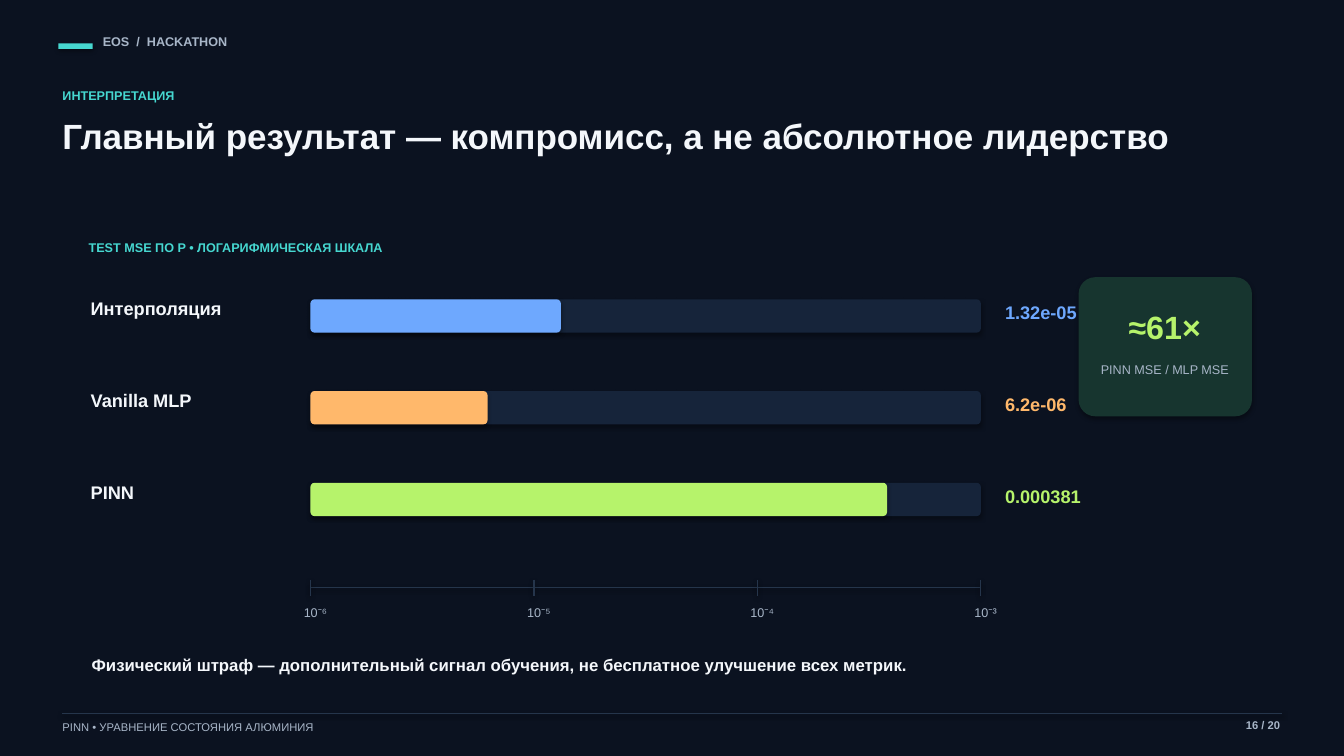
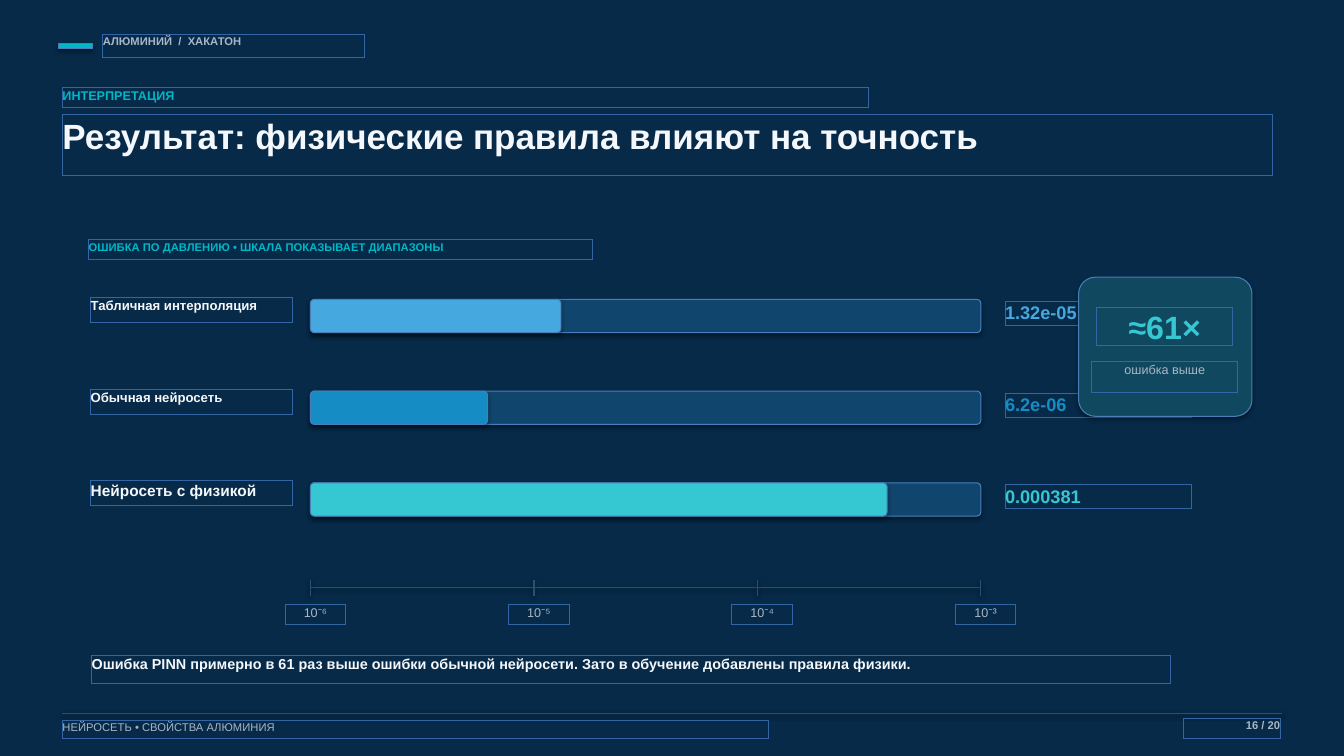
Before and after one commit to AtesiT/testPresentation, a slide deck: slide 16 of Презентация_хакатон_EOS_алюминия.pptx. Drawn at 1344x756 pixels with LibreOffice and Linux fonts; fonts in the diff are those of the drawing. Boxes give left, top, right and bottom in pixels: in the first picture for what was removed or moved away, otherwise in the second. Text is boxed around its words. In the diff, an @@ line names an element or a change of style, - is before the commit and + after.

```diff
--- a/Презентация_хакатон_EOS_алюминия.pptx
+++ b/Презентация_хакатон_EOS_алюминия.pptx
@@ background #0B1220 to #062A48 @@
@@ rectangle at (58, 43, 93, 49): fill #46D7D0 to #00B7C7 @@
@@ text at (103, 36, 241, 45): text changed; size 9 to 8 pt @@
-EOS / HACKATHON
+АЛЮМИНИЙ / ХАКАТОН
@@ text "ИНТЕРПРЕТАЦИЯ" at (62, 90, 174, 103): text colour #46D7D0 to #00B7C7 @@
@@ text at (62, 121, 977, 156): text changed @@
-Главный результат — компромисс, а не абсолютное лидерство
+Результат: физические правила влияют на точность
@@ text at (89, 243, 444, 253): text changed; size 9 to 8 pt; text colour #46D7D0 to #00B7C7 @@
-TEST MSE ПО P • ЛОГАРИФМИЧЕСКАЯ ШКАЛА
+ОШИБКА ПО ДАВЛЕНИЮ • ШКАЛА ПОКАЗЫВАЕТ ДИАПАЗОНЫ
@@ rounded rectangle at (311, 299, 561, 333): fill #6EA8FE to #45A9E0 @@
@@ rounded rectangle at (1079, 277, 1252, 416): fill #17352F to #10495F @@
@@ text at (91, 300, 257, 313): text changed; size 13 to 9.4 pt @@
-Интерполяция
+Табличная интерполяция
@@ text "1.32e-05" at (1005, 305, 1077, 323): text colour #6EA8FE to #45A9E0 @@
@@ text "≈61×" at (1129, 316, 1201, 339): text colour #B6F36B to #35C7D2 @@
@@ text at (1124, 365, 1205, 374): text changed @@
-PINN MSE / MLP MSE
+ошибка выше
@@ text at (91, 392, 222, 405): text changed; size 13 to 9.4 pt @@
-Vanilla MLP
+Обычная нейросеть
@@ rounded rectangle at (311, 391, 488, 424): fill #FFB86B to #168CC4 @@
@@ text "6.2e-06" at (1005, 397, 1067, 415): text colour #FFB86B to #168CC4 @@
@@ text at (91, 484, 257, 499): text changed; size 13 to 11 pt @@
-PINN
+Нейросеть с физикой
@@ fill #16243A to #10466D in 3 elements at (311, 299, 981, 333), (311, 391, 981, 424), (311, 483, 981, 516) @@
@@ rounded rectangle at (311, 483, 887, 516): fill #B6F36B to #35C7D2 @@
@@ text "0.000381" at (1005, 489, 1081, 507): text colour #B6F36B to #35C7D2 @@
@@ line (311, 588) - (981, 588): stroke #25354B 1 pt to #28516D 1 pt @@
@@ line (311, 580) - (311, 596): stroke #25354B 1 pt to #28516D 1 pt @@
@@ line (534, 580) - (534, 596): stroke #25354B 1 pt to #28516D 1 pt @@
@@ line (757, 580) - (757, 596): stroke #25354B 1 pt to #28516D 1 pt @@
@@ line (981, 580) - (981, 596): stroke #25354B 1 pt to #28516D 1 pt @@
@@ text at (92, 658, 911, 672): text changed; size 12 to 10.2 pt @@
-Физический штраф — дополнительный сигнал обучения, не бесплатное улучшение всех метрик.
+Ошибка PINN примерно в 61 раз выше ошибки обычной нейросети. Зато в обучение добавлены правила физики.
@@ line (63, 714) - (1282, 714): stroke #25354B 0.8 pt to #28516D 0.8 pt @@
@@ text at (62, 723, 275, 734): text changed @@
-PINN • УРАВНЕНИЕ СОСТОЯНИЯ АЛЮМИНИЯ
+НЕЙРОСЕТЬ • СВОЙСТВА АЛЮМИНИЯ
```
Also in this commit, not shown: 19 other slides changed.
